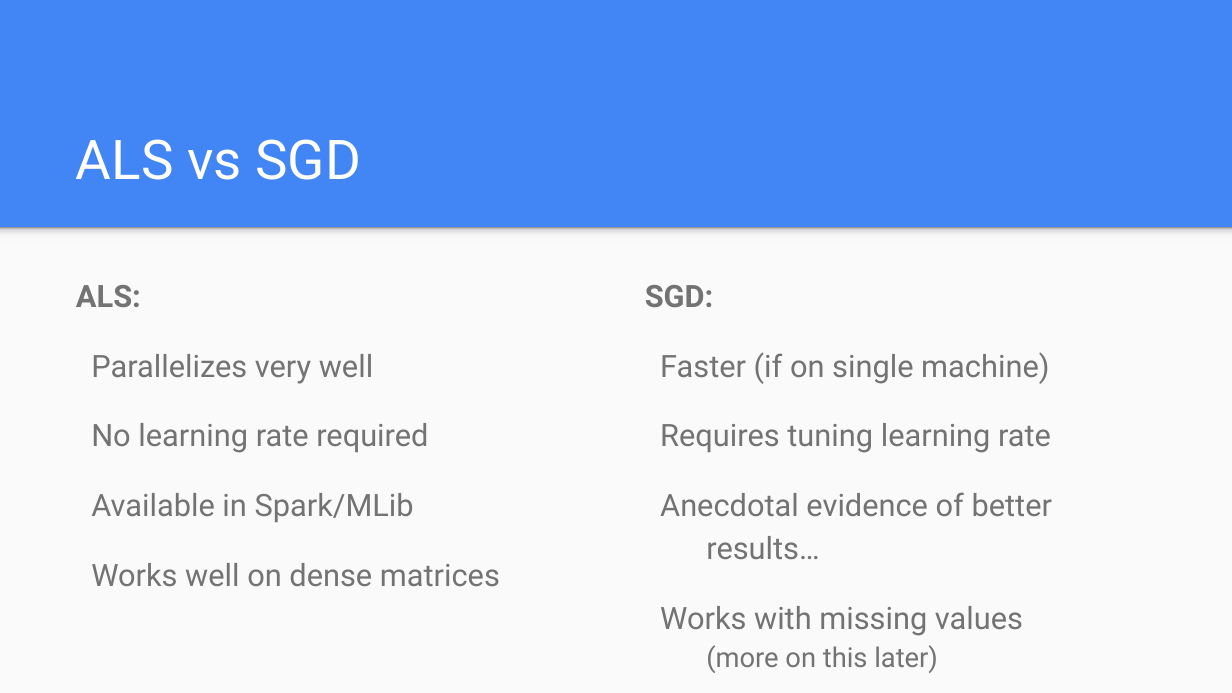
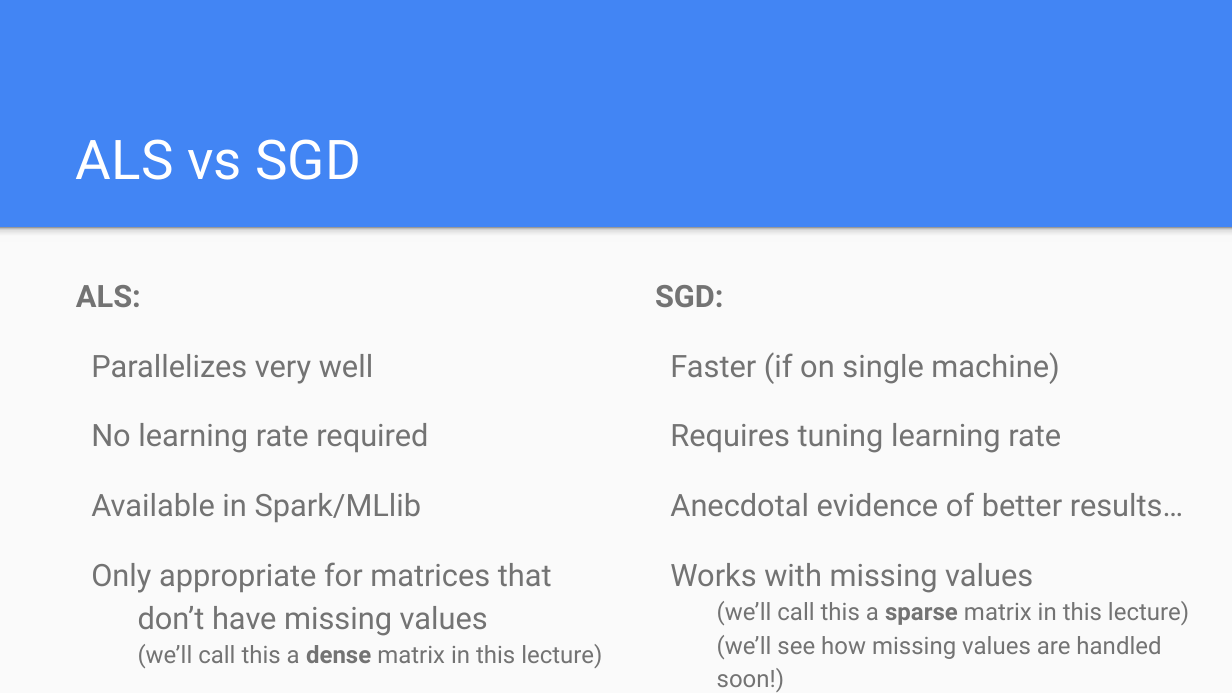
Before and after one commit to wmarshall484/DSI_LECTURES_2, a slide deck: slide 32 of recommendation-systems/ryan_henning/Recommenders.pptx (slide 31 before the commit). Drawn at 1232x693 pixels with LibreOffice and Linux fonts; fonts in the diff are those of the drawing. Boxes give left, top, right and bottom in pixels: in the first picture for what was removed or moved away, otherwise in the second. Text is boxed around its words. In the diff, an @@ line names an element or a change of style, - is before the commit and + after.

```diff
--- a/recommendation-systems/ryan_henning/Recommenders.pptx
+++ b/recommendation-systems/ryan_henning/Recommenders.pptx
@@ text "SGD:": place and size @@
-text "SGD:" at box(645, 285, 1052, 673)
+text "SGD:" at box(655, 285, 1189, 659)
@@ text at box(91, 493, 602, 668): text changed @@
-Available in Spark/MLib
-Works well on dense matrices
+Available in Spark/MLlib
+Only appropriate for matrices that don’t have missing values
+(we’ll call this a dense matrix in this lecture)
@@ text at box(670, 563, 1189, 659): text changed; size 18 to 14 pt @@
-Works with missing values
-(more on this later)
+Works with missing values
+(we’ll call this a sparse matrix in this lecture)
+(we’ll see how missing values are handled soon!)
```
Also in this commit, not shown: 3 other slides changed, 1 other file.
